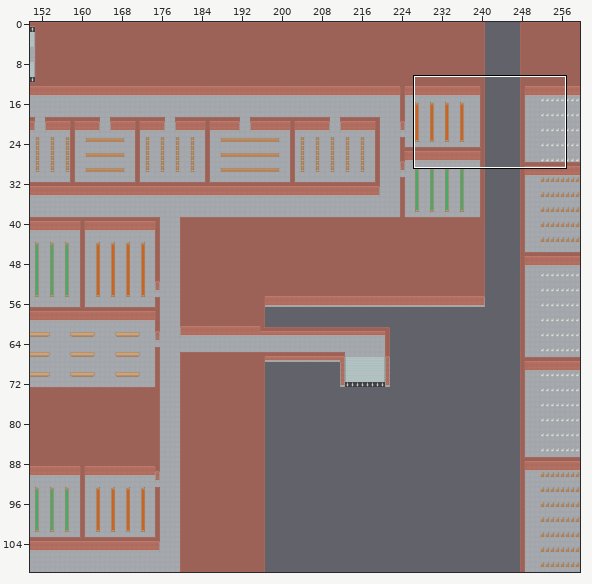
An edit to a level. Tiled map, core/assets/visuals/maps/Turlington_Dungeon.tmx. Above: a wide view before the commit, with the close-up outlined.
Close-up. Earlier state:
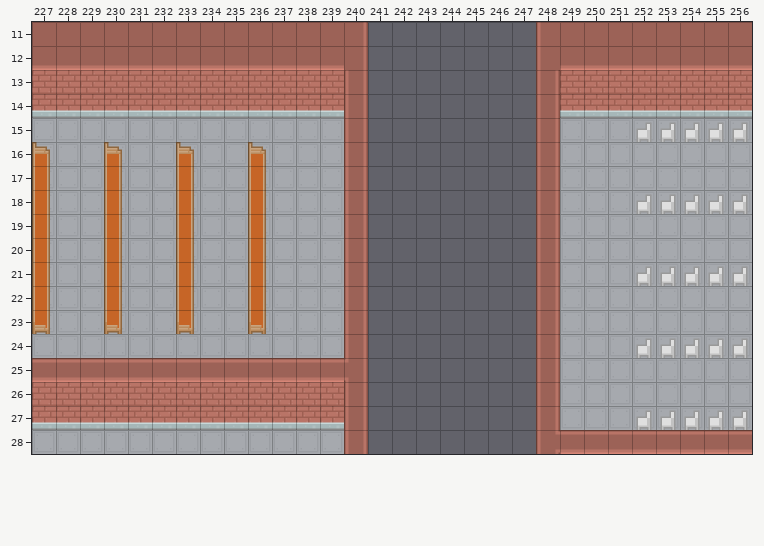
Cells are 64x64 px. Shown: x 227..256, y 11..28. The commit also changed other parts of the map, which this record leaves out.
After the commit:
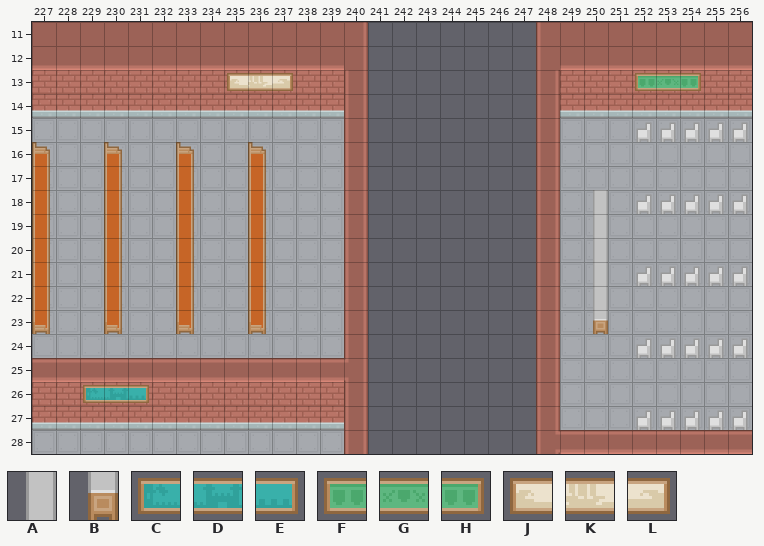
Key: from "roguelikeIndoor_transparent64": A 375, B 403, C 408, D 409, E 410, F 464, G 465, H 466, J 492, K 493, L 494.
_ is an empty cell.
What changed:
Layer "Collision":
Tile A is added in rows 18 to 22 at x 250.
Tile B is added in row 23 at x 250.
Layer "Mid":
Tile C is added in row 26 at x 229.
Tile D is added in row 26 at x 230.
Tile E is added in row 26 at x 231.
Tile F is added in row 13 at x 252.
Tile G is added in row 13 at x 253.
Tile H is added in row 13 at x 254.
Tile J is added in row 13 at x 235.
Tile K is added in row 13 at x 236.
Tile L is added in row 13 at x 237.
